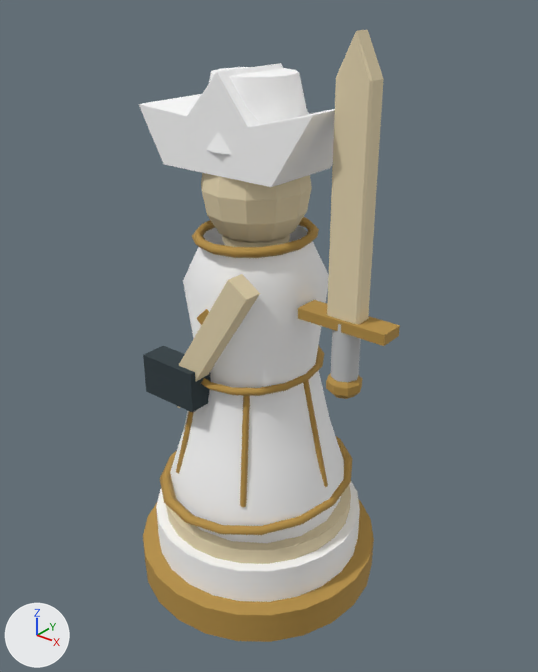
The glTF model art/terrain-study/unit-roster-review/companyGuard.glb, before and after one commit.
Camera for both pictures: a 50 mm camera at (0.771, -0.929, 1.085) aimed at (0.027, 0.001, 0.509). The lights are fixed; the arrows at lower left show +X, +Y and +Z. The picture after the commit comes second. Where no turn or scale is listed for an object, it has been applied to the vertices.

Script lines for the objects in view, before the commit:
```python
me_mesh_2 = bpy.data.meshes.new('Mesh_2')
me_mesh_2.from_pydata(...)  # 52 vertices, 96 faces; spans x -0.184..0.184, y -0.184..0.184, z -0.016..0.016
me_mesh_2.materials.append(mat_warm_ivory)  # beige #e8d8b2
me_mesh_21 = bpy.data.meshes.new('Mesh_21')
me_mesh_21.from_pydata(...)  # 14 vertices, 24 faces; spans x -0.173..0.173, y -0.151..0.0, z -0.037..0.115
me_mesh_21.materials.append(mat_owner_enamel)  # white #ffffff
me_mesh_22 = bpy.data.meshes.new('Mesh_22')
me_mesh_22.from_pydata(...)  # 28 vertices, 48 faces; spans x -0.094..0.094, y -0.094..0.094, z -0.054..0.054
me_mesh_22.materials.append(mat_owner_enamel)  # white #ffffff
ob_broad_folded_hat_brim = bpy.data.objects.new('Broad folded hat brim', me_mesh_21)
ob_broad_folded_hat_brim.location = (0.0, 0.065, 0.842)
ob_hat_crown = bpy.data.objects.new('Hat crown', me_mesh_22)
ob_hat_crown.location = (0.0, 0.0, 0.896)
ob_ivory_base_bead = bpy.data.objects.new('Ivory base bead', me_mesh_2)
ob_ivory_base_bead.location = (0.0, 0.0, 0.151)
# also in view: 'Swordsman enamel grip' at (0.207, -0.029, 0.553); 'Trim piping 0' at (0.066, -0.115, 0.348); 'Trim waist band' at (0.0, 0.0, 0.454); 'Ivory crossbelt' at (0.0, -0.127, 0.531); 'Trim hem' at (0.0, 0.0, 0.211)
```
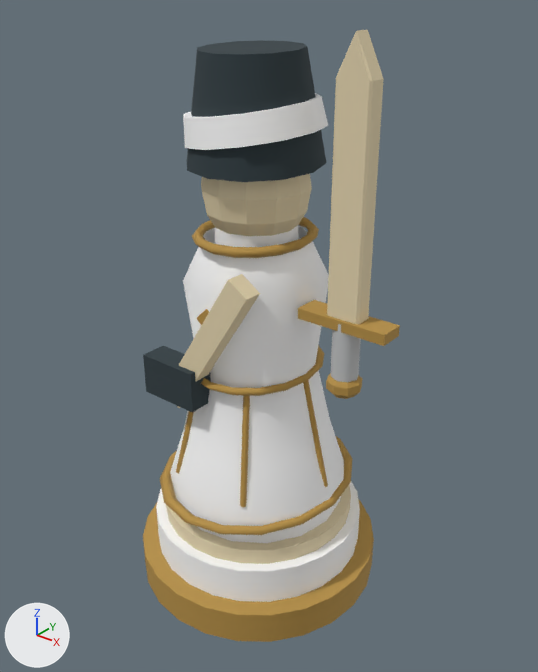
What differs and where, as boxes (x1, y1, x2, y2) in the pictures (538 x 672 px):
'Broad folded hat brim', deleted
    before: (139, 63, 335, 187)
'Dark wrapped turban', added
    after: (187, 40, 326, 182)
'Diagonal turban fold', added
    after: (183, 93, 328, 150)
'Hat crown', deleted
    before: (206, 67, 308, 155)
'Tunic collar', added
    after: (214, 226, 298, 247)

The edits, one by one:
Mesh me_mesh_23_1 is new.
It has 28 vertices, 48 faces and spans x -0.072..0.072, y -0.072..0.072, z -0.0194..0.0194.
It uses material mat_owner_enamel (white #ffffff).
Mesh me_mesh_22_1 is new.
It has 28 vertices, 48 faces and spans x -0.113..0.119, y -0.115..0.118, z -0.039..0.038.
It uses material mat_owner_enamel (white #ffffff).
Mesh me_mesh_21_1 is new.
It has 28 vertices, 48 faces and spans x -0.114..0.114, y -0.111..0.118, z -0.092..0.091.
It uses material mat_incised_detail (dark cyan #303d42).
Object 'Broad folded hat brim' (ob_broad_folded_hat_brim) is deleted.
Object 'Hat crown' (ob_hat_crown) is deleted.
Object 'Tunic collar' (ob_tunic_collar) is new; it shows me_mesh_23_1.
Its location is (0.0, 0.0, 0.701).
Object 'Diagonal turban fold' (ob_diagonal_turban_fold) is new; it shows me_mesh_22_1.
Its location is (-0.003, -0.001, 0.878).
Object 'Dark wrapped turban' (ob_dark_wrapped_turban) is new; it shows me_mesh_21_1.
Its location is (0.0, -0.004, 0.899).
